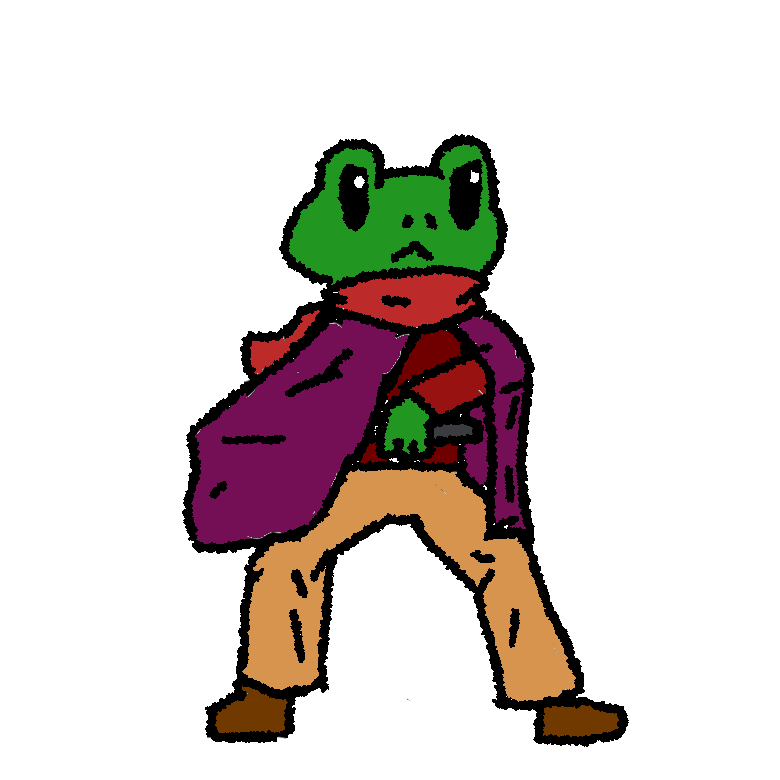
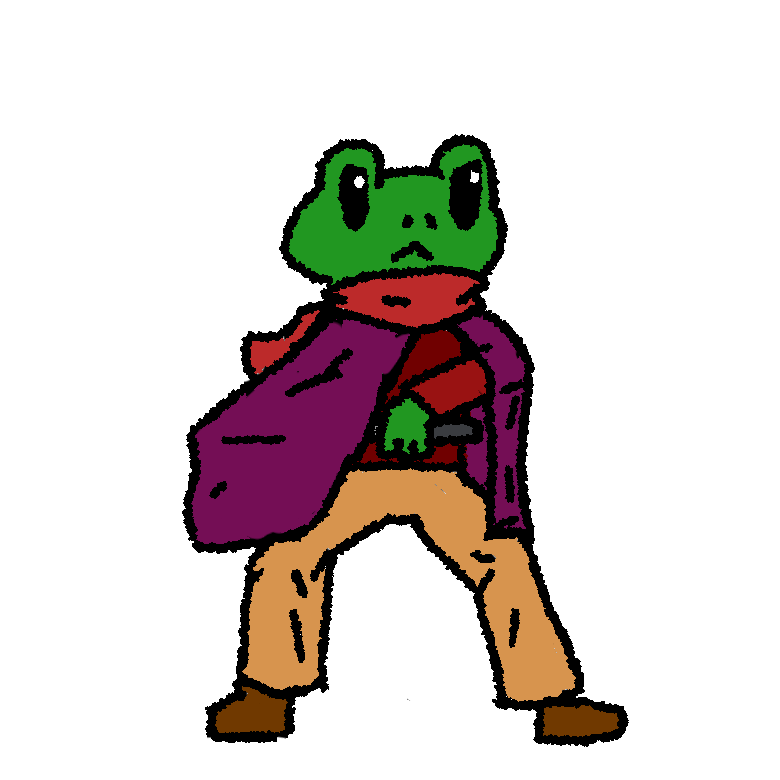
Layered file, before and after one edit (780 x 780). Changes by layer:
painted on "color" over <box>197,292,518,540</box>